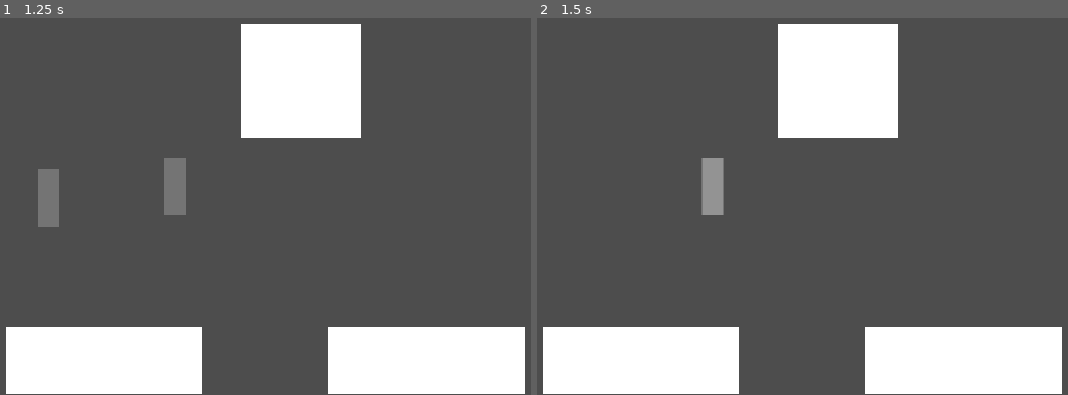
Above: before the commit, frames 1-2 (left to right).
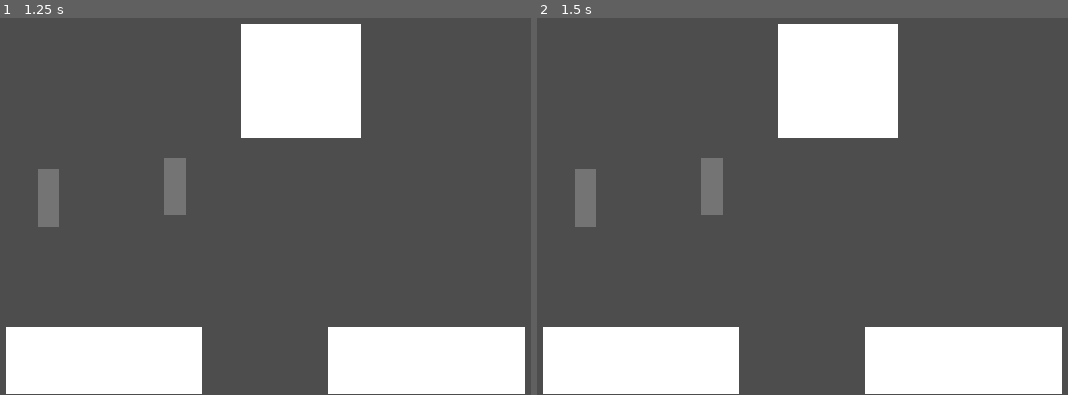
Above: after the commit, the same moments.

Repository: ThePT5/GodotTest
Game: Godot game, scene res://MainGame.tscn
Two runs of this game, one before a commit and one after it. Both use one fixed random seed, a clock stepped at 60 frames per second and the inputs below.
Inputs (mouse positions are in pixels of both pictures, inside the frame that each line leads up to):
- Up to frame 1 (1.25 s): tap Enter at 0.5 s; move the mouse to (47, 198) at 0.52 s; click (47, 198) at 0.6 s
- Up to frame 2 (1.5 s): tap Space at 1.25 s; move the mouse to (712, 187) at 1.27 s; click (712, 187) at 1.35 s

Frame 1 is identical in both runs. In frame 2, 1.2% of the frame differs, in the area x 7-36%, y 37-56%.

Commit message:
Drag bug fixed

Diff:
--- a/test/player_manager.gd
+++ b/test/player_manager.gd
@@ -12,7 +12,7 @@
 	elif Input.is_mouse_button_pressed(MOUSE_BUTTON_LEFT):
 		leftMouseButtonState = true
 		selectedObject.position = self.position
-	elif Input.is_action_just_released("LEFT_MOUSE_BUTTON") and exited:
+	elif exited:
 		print("Real")
 		leftMouseButtonState = false
 		selectedObject = null
